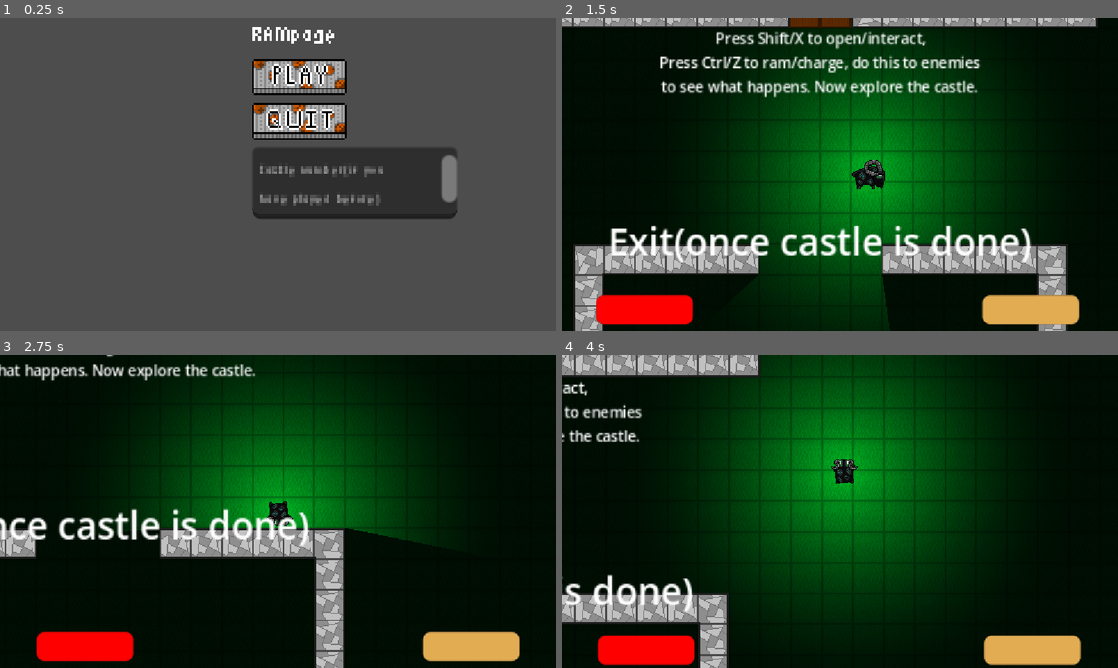
Above: before the commit, frames 1-4 (two rows, left to right).
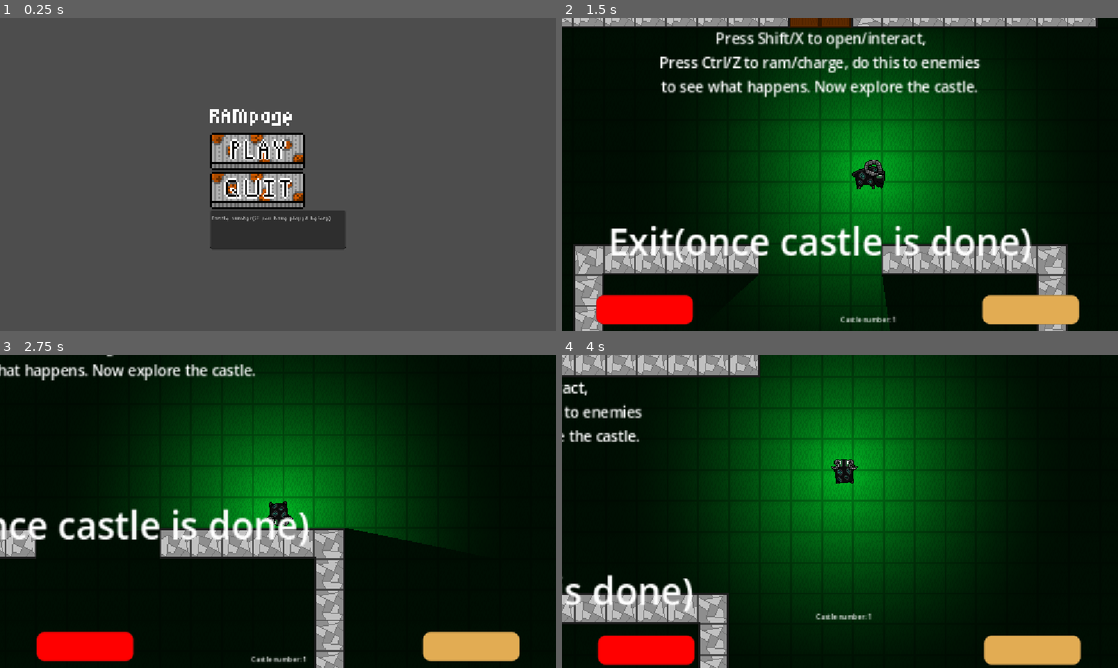
Above: after the commit, the same moments.

Repository: Jagdoggo/Godot-Wild-Jam-Game
Game: Godot game, scene res://main_menu.tscn
Same seed, same stepped clock (60 frames per second), same inputs: the game is played once before the commit and once after it.
Inputs (mouse positions are in pixels of both pictures, inside the frame that each line leads up to; where the layout moved, square brackets give the same spot in the first picture):
- Up to frame 1 (0.25 s): no input
- Up to frame 2 (1.5 s): click (840, 152) [917, 77] at 0.5 s; tap Enter at 1.25 s; hold D (Right) from 1.28 s (still down); tap X (Action) at 1.35 s
- Up to frame 3 (2.75 s): release D (Right) at 2.03 s; hold S (Down) from 2.03 s (still down); tap X (Action) at 2.1 s
- Up to frame 4 (4 s): release S (Down) at 2.78 s; hold D (Right) 2.78-3.53 s; tap X (Action) at 2.85, 3.6 s; hold W (Up) from 3.53 s (still down)

The runs differ from the first frame. In frame 1, 16% of the frame differs, in the area x 37-83%, y 2-74%; in frame 2, 0.1%; in frame 3, 0.1%; in frame 4, 0.1%.

Commit message:
Boss and menu tweaks

Diff:
--- a/main_menu.tscn
+++ b/main_menu.tscn
@@ -20,19 +20,23 @@
 
 [node name="VBoxContainer" type="VBoxContainer" parent="." unique_id=1876072770]
 layout_mode = 1
-anchors_preset = 5
+anchors_preset = 8
 anchor_left = 0.5
+anchor_top = 0.5
 anchor_right = 0.5
-offset_left = -53.0
-offset_right = 53.0
-offset_bottom = 110.0
+anchor_bottom = 0.5
+offset_left = -140.0
+offset_top = -154.5
+offset_right = 140.0
+offset_bottom = 154.5
 grow_horizontal = 2
-scale = Vector2(4, 4)
+grow_vertical = 2
 
 [node name="Label" type="Label" parent="VBoxContainer" unique_id=1055834224]
 texture_filter = 1
 layout_mode = 2
 theme_override_fonts/font = ExtResource("2_8qtwp")
+theme_override_font_sizes/font_size = 64
 text = "RAMpage"
 
 [node name="Play" type="TextureButton" parent="VBoxContainer" unique_id=1487554848]
@@ -51,10 +55,10 @@
 
 [node name="TextEdit" type="TextEdit" parent="VBoxContainer" unique_id=689690249]
 texture_filter = 1
-custom_minimum_size = Vector2(105.755, 36.585)
+custom_minimum_size = Vector2(279.275, 79.775)
 layout_mode = 2
 theme_override_fonts/font = ExtResource("2_8qtwp")
-theme_override_font_sizes/font_size = 10
+theme_override_font_sizes/font_size = 19
 placeholder_text = "Castle number(if you have played before)"
 wrap_mode = 1
 
--- a/player.gd
+++ b/player.gd
@@ -12,6 +12,7 @@
 @onready var point_light_2d: PointLight2D = $PointLight2D
 @onready var invincible_timer: Timer = $"Invincible Timer"
 @onready var main_music: AudioStreamPlayer2D = $"Main Music"
+@onready var castle_number: Label = $"Camera2D/Castle Number"
 
 var inputC : bool
 var stamina : float = 100
@@ -76,6 +77,7 @@
 	move_and_slide()
 
 func _process(delta: float) -> void:
+	castle_number.text = "Castle number: " + str(Global.dungeon_level + 1)
 	if was_playing != (get_viewport().get_camera_2d() == camera_2d):
 		main_music.playing = get_viewport().get_camera_2d() == camera_2d
 	stamina_bar.position = get_viewport().get_camera_2d().get_screen_center_position() - global_position + bar_pos_stam
--- a/player.tscn
+++ b/player.tscn
@@ -124,6 +124,9 @@
 corner_radius_bottom_right = 8
 corner_radius_bottom_left = 8
 
+[sub_resource type="CanvasItemMaterial" id="CanvasItemMaterial_q13i1"]
+light_mode = 1
+
 [sub_resource type="Gradient" id="Gradient_op7ga"]
 colors = PackedColorArray(1, 1, 1, 1, 0, 0, 0, 0)
 
@@ -184,6 +187,25 @@
 value = 75.79
 show_percentage = false
 
+[node name="Castle Number" type="Label" parent="Camera2D" unique_id=1917124544]
+z_index = 1
+material = SubResource("CanvasItemMaterial_q13i1")
+anchors_preset = 7
+anchor_left = 0.5
+anchor_top = 1.0
+anchor_right = 0.5
+anchor_bottom = 1.0
+offset_left = -20.0
+offset_top = 139.0
+offset_right = 20.0
+offset_bottom = 162.0
+grow_horizontal = 2
+grow_vertical = 0
+theme_override_font_sizes/font_size = 7
+text = "Castle number: "
+horizontal_alignment = 1
+vertical_alignment = 1
+
 [node name="PointLight2D" type="PointLight2D" parent="." unique_id=1104431774]
 scale = Vector2(8, 8)
 shadow_enabled = true
--- a/trash_bot.gd
+++ b/trash_bot.gd
@@ -17,7 +17,7 @@
 var running : bool = false
 var line : bool = false
 var can_be_lined : bool = true
-var health : float = 3
+var health : float = 5
 var hit : int = 0
 
 signal start
@@ -33,7 +33,7 @@
 	if can_be_lined and death_line.overlaps_body(player):
 		line_cooldown.start()
 		can_be_lined = false
-		player.health -= 12.5
+		player.health -= 25
 	if running:
 		arm_rotation.rotation_degrees += 5
 
@@ -43,10 +43,13 @@
 		start.emit()
 		running = true
 		camera_2d.global_position = player.position
+		camera_2d.zoom = Vector2(2,2)
 		player.camera_2d.enabled = false
 		camera_2d.enabled = true
 		var tween = get_tree().create_tween()
 		tween.tween_property(camera_2d,"position",Vector2.ZERO,3)
+		var tween2 = get_tree().create_tween()
+		tween2.tween_property(camera_2d,"zoom",Vector2.ONE,3)
 
 func _on_ram_area_body_entered(body: Node2D) -> void:
 	if body.name == "Player" and body.inputC and running and hit_indicator.visible:
@@ -63,9 +66,10 @@
 
 func _on_death_zone_body_entered(body: Node2D) -> void:
 	if body.name == "Player":
-		body.health -= 25
+		body.health -= 50
 
 func _on_hit_timer_timeout() -> void:
+	player.health = 100
 	modulate = Color.WHITE
 	running = true
 
--- a/trash_bot.tscn
+++ b/trash_bot.tscn
@@ -49,6 +49,7 @@
 
 [node name="Sprite2D" type="Sprite2D" parent="Line Rotation/Death Line" unique_id=1731602363]
 position = Vector2(100, 0)
+rotation = 3.1415927
 texture = ExtResource("3_f2qku")
 
 [node name="Arm Rotation" type="Node2D" parent="." unique_id=1034360709]
@@ -85,6 +86,7 @@
 
 [node name="Camera2D" type="Camera2D" parent="." unique_id=560057220]
 enabled = false
+position_smoothing_enabled = true
 
 [node name="Detect Area" type="Area2D" parent="." unique_id=2058079216]
 
@@ -92,6 +94,7 @@
 shape = SubResource("CircleShape2D_5xaec")
 
 [node name="Hit Timer" type="Timer" parent="." unique_id=2123978299]
+one_shot = true
 
 [node name="Line Timer" type="Timer" parent="." unique_id=1334266643]
 wait_time = 5.0
Binary file changed: Assets/Buttons/NextCastleButton1.png
Binary file changed: Assets/Buttons/NextCastleButton2.png
Binary file changed: Assets/Buttons/NextCastleButton3.png
Binary file changed: Assets/Buttons/PlayButton1.png
Binary file changed: Assets/Buttons/PlayButton2.png
Binary file changed: Assets/Buttons/PlayButton3.png
Binary file changed: Assets/Buttons/QuestButton1.png
Binary file changed: Assets/Buttons/QuestButton2.png
Binary file changed: Assets/Buttons/QuestButton3.png
Binary file changed: Assets/Buttons/SettingsButton1.png
Binary file changed: Assets/Buttons/SettingsButton2.png
Binary file changed: Assets/Buttons/SettingsButton3.png
